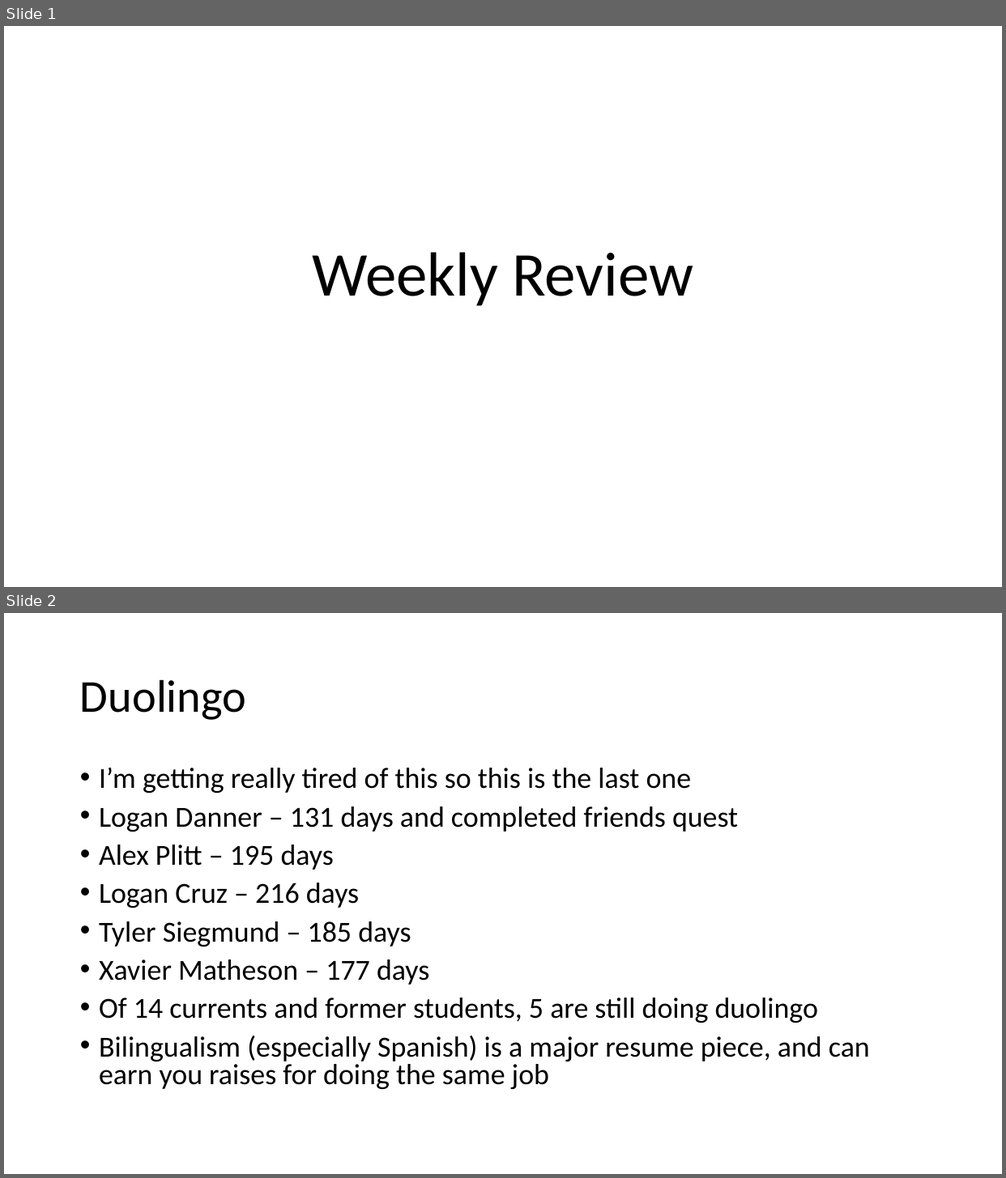
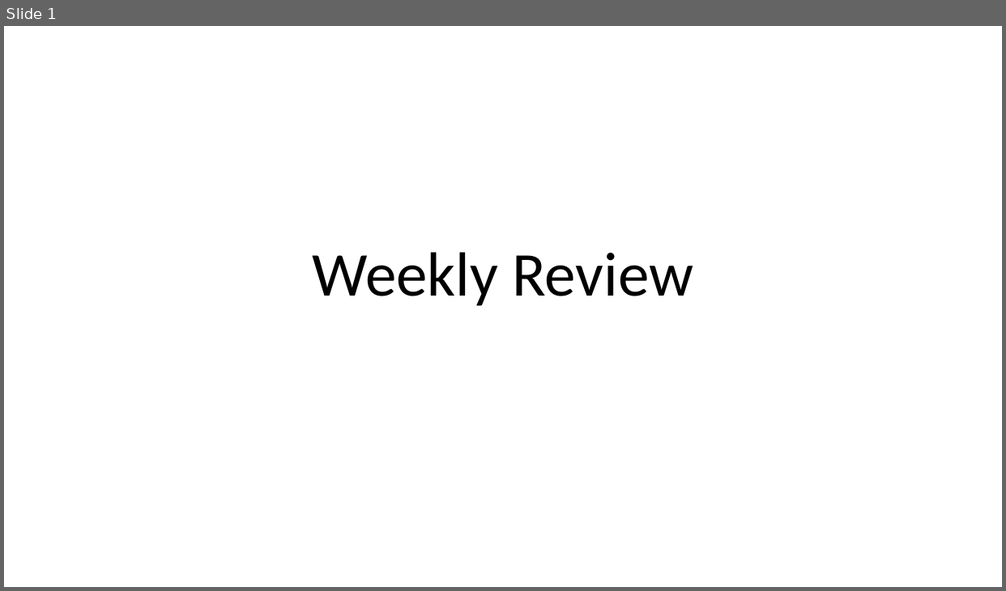
Before and after one commit to parke2023059/docpacs2223, a slide deck: docpac_32270423/Weekly Review.pptx. Shown one above the other, each under a label of ours: slides 1 and 2 before the commit, slide 1 after it. The pictures are 1006x1178 and 1006x591 pixels, drawn with LibreOffice and Linux fonts; fonts in the diff are those of the drawing. Boxes give left, top, right and bottom in pixels: in the first picture for what was removed or moved away, otherwise in the second. Text is boxed around its words. In the diff, an @@ line names an element or a change of style, - is before the commit and + after.

```diff
--- a/docpac_32270423/Weekly Review.pptx
+++ b/docpac_32270423/Weekly Review.pptx
@@ slide 2 removed at (4,613,1002,1174), background #FFFFFF @@
@@ title removed at (80,679,247,720) @@
-Duolingo
@@ text removed at (99,768,870,1089) @@
-• I’m getting really tired of this so this is the last one
-• Logan Danner – 131 days and completed friends quest
-• Alex Plitt – 195 days
-• Logan Cruz – 216 days
-• Tyler Siegmund – 185 days
-• Xavier Matheson – 177 days
-• Of 14 currents and former students, 5 are still doing duolingo
-• Bilingualism (especially Spanish) is a major resume piece, and can earn you raises for doing the same job
```
Also in this commit, not shown: 2 slides changed, 2 slides added, 2 other slides removed, 4 other files.
